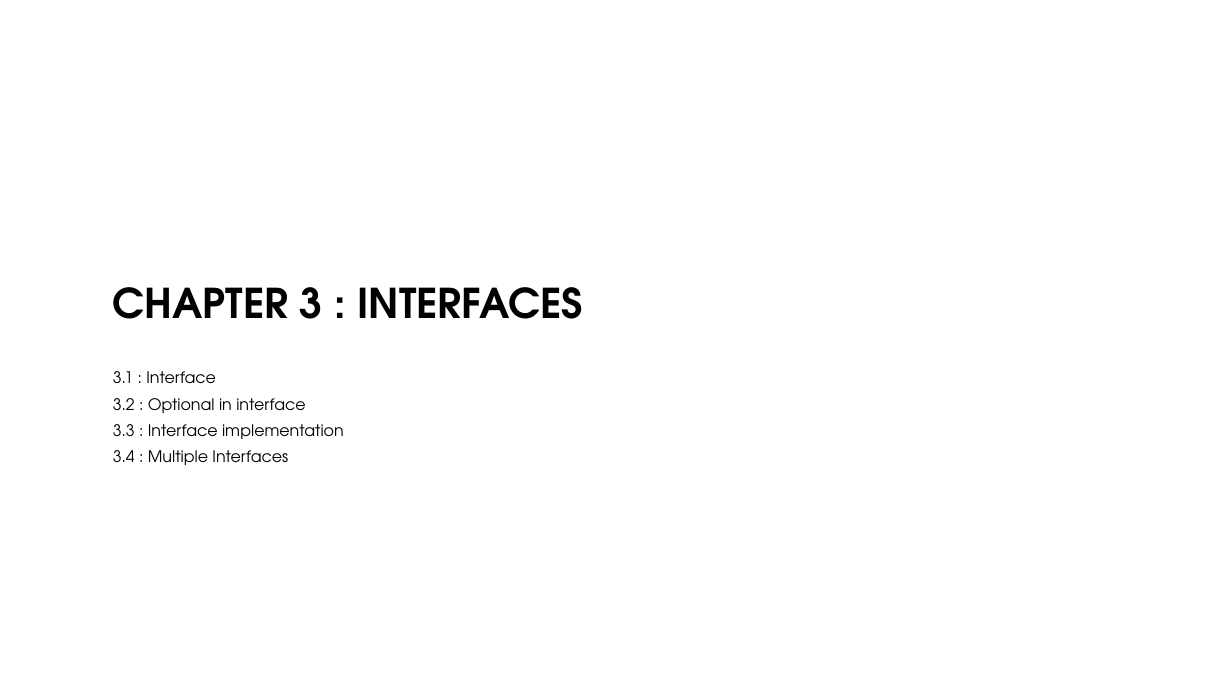
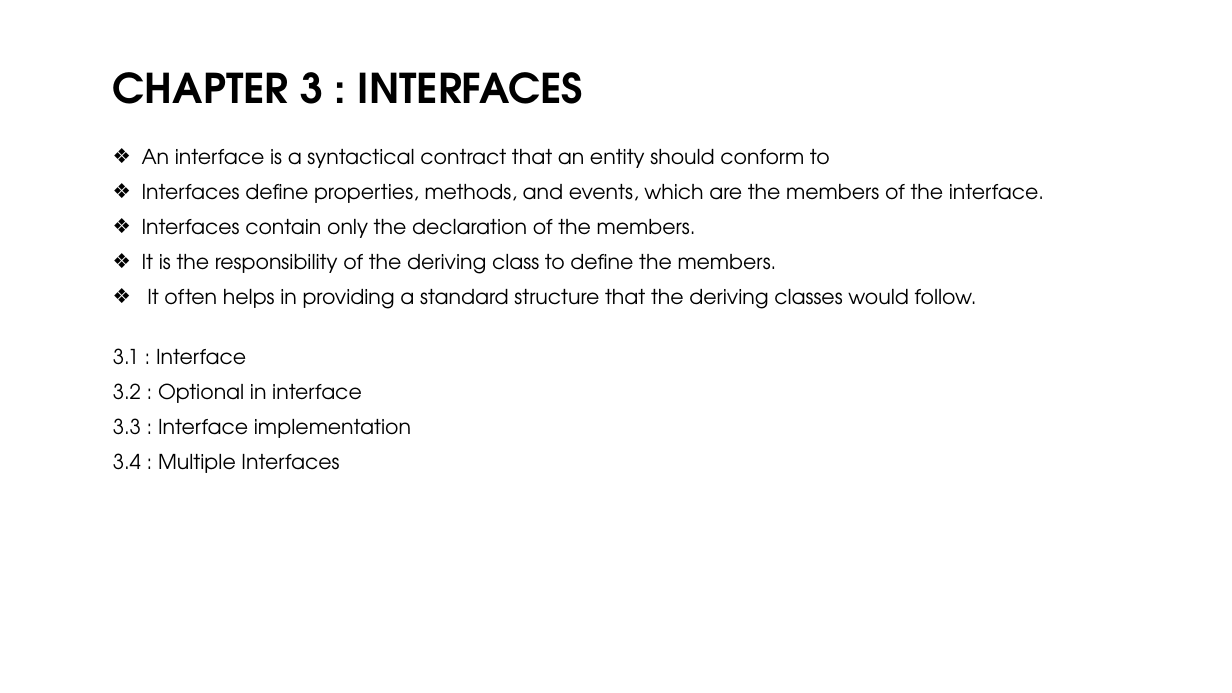
Before and after one commit to monicka2479/Typescript, a slide deck: slide 13 of Typescript Presentation.pptx (slide 10 before the commit). Drawn at 1232x693 pixels with LibreOffice and Linux fonts; fonts in the diff are those of the drawing; background and template pictures are left out. Boxes give left, top, right and bottom in pixels: in the first picture for what was removed or moved away, otherwise in the second. Text is boxed around its words. In the diff, an @@ line names an element or a change of style, - is before the commit and + after.

```diff
--- a/Typescript Presentation.pptx
+++ b/Typescript Presentation.pptx
@@ title "CHAPTER 3 : INTERFACES": place and size @@
-title "CHAPTER 3 : INTERFACES" at [113,287,583,319]
+title "CHAPTER 3 : INTERFACES" at [113,72,584,104]
@@ text added at [142,149,1044,309], 16 pt, text #000000 @@
+❖ An interface is a syntactical contract that an entity should conform to
+❖ Interfaces define properties, methods, and events, which are the members of the interface.
+❖ Interfaces contain only the declaration of the members.
+❖ It is the responsibility of the deriving class to define the members.
+❖ It often helps in providing a standard structure that the deriving classes would follow.
@@ text "3.1 : Interface": place and size @@
-text "3.1 : Interface" at [113,371,344,465]
+text "3.1 : Interface" at [113,348,411,473]
@@ text "3.1 : Interface" at [113,348,411,473]: size 12.4 to 16 pt; line spacing 0.7 to 0.9 @@
```
Also in this commit, not shown: 7 other slides changed, 3 slides added, 6 other files.
